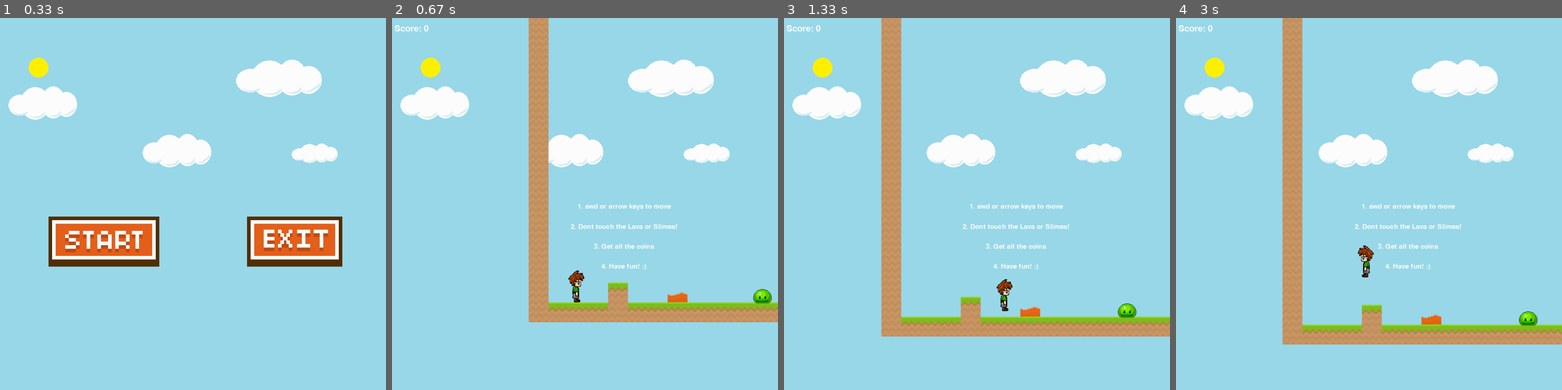
Above: before the commit, frames 1-4 (left to right).
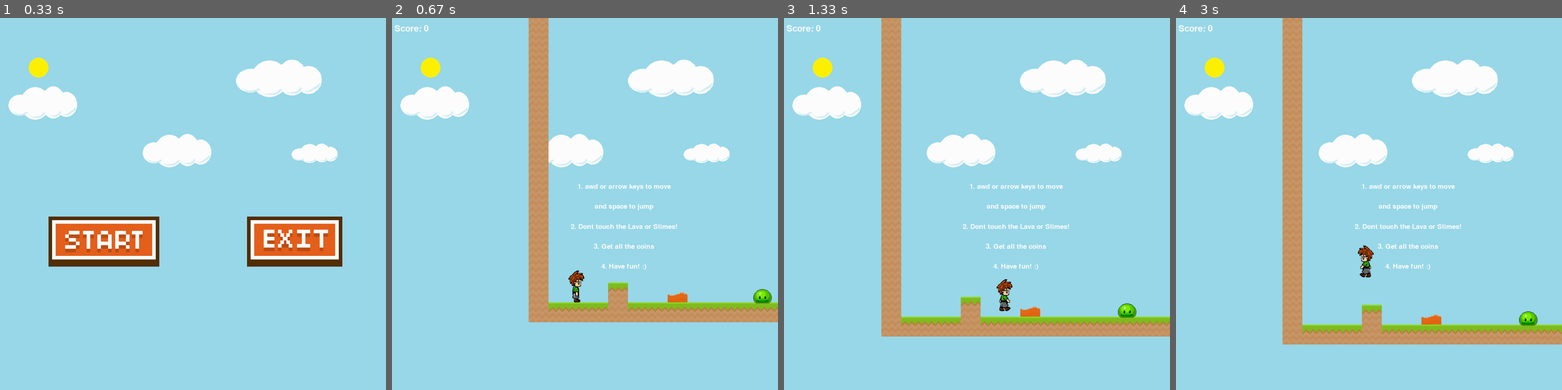
Above: after the commit, the same moments.

Repository: BHalpert/PyGamePlaformGame
Game: pygame game, started from main.py
Two runs of this game, one before a commit and one after it. Both use one fixed random seed, a clock stepped at 60 frames per second and the inputs below.
Inputs (mouse positions are in pixels of both pictures, inside the frame that each line leads up to):
- Up to frame 1 (0.33 s): no input
- Up to frame 2 (0.67 s): click (496, 241) at 0.38 s
- Up to frame 3 (1.33 s): hold Space 0.67-1.13 s; hold Right 0.67-1.13 s; move the mouse to (973, 241) at 0.7 s; hold D from 1.17 s (still down)
- Up to frame 4 (3 s): release D at 1.63 s; click (1369, 204) at 2.05 s, where only the run after the commit has a clickable "and space to jump"; hold Right 2.33-2.8 s; tap Space at 2.4, 2.7, 2.9 s; hold A from 2.83 s (still down)

Frame 1 is identical in both runs. In frame 2, 0.3% of the frame differs, in the area x 48-73%, y 44-52%; in frame 3, 0.4%; in frame 4, 0.4%, in the area x 47-73%, y 44-70%.

Commit message:
Fixed walking animations, edited text, added up arrow as jump

Diff:
--- a/main.py
+++ b/main.py
@@ -23,7 +23,7 @@
 #define font
 font = pygame.font.SysFont('Bauhaus 93', (screen_width//14))
 font_score = pygame.font.SysFont('Bauhaus 93', (screen_width//30))
-
+vfont = pygame.font.SysFont('Bauhaus 93', (screen_width//40))
 
 
 
@@ -127,7 +127,7 @@
         if game_over == 0:
             #  get keypresses
             key = pygame.key.get_pressed()
-            if (key[pygame.K_SPACE] or key[pygame.K_w]) and self.jumped == False and self.in_air == False:
+            if (key[pygame.K_SPACE] or key[pygame.K_w] or key[pygame.K_UP]) and self.jumped == False and self.in_air == False:
                 jump_fx.play()
                 self.vel_y = -15
                 self.jumped = True
@@ -141,7 +141,7 @@
                 dx += (tile_size//10)
                 self.counter += 1
                 self.direction = 1
-            if key[pygame.K_LEFT] == False and key[pygame.K_RIGHT] == False:
+            if key[pygame.K_LEFT] == False and key[pygame.K_RIGHT] == False and key[pygame.K_a] == False and key[pygame.K_d] == False:
                 self.counter = 0
                 self.index = 0
                 #  keeps player facing the correct direction when stopped
@@ -407,18 +407,20 @@
 
 
 #tutorial text
-vfont = pygame.font.SysFont('Bauhaus 93', (screen_width//40))
-move = vfont.render('1. awd or arrow keys to move', True, white)
+move1 = vfont.render('1. awd or arrow keys to move', True, white)
+move2 = vfont.render('and space to jump', True, white)
 danger = vfont.render('2. Dont touch the Lava or Slimes!', True, white)
 coin = vfont.render('3. Get all the coins', True, white)
 fun = vfont.render('4. Have fun! :)', True, white)
 
-RM = move.get_rect()
+RM1 = move1.get_rect()
+RM2 = move2.get_rect()
 RD = danger.get_rect()
 RC = coin.get_rect()
 RF = fun.get_rect()
 
-RM.center = (1225 // 2, 950 // 2)
+RM1.center = (1225 // 2, 850 // 2)
+RM2.center = (1225 // 2, 950 // 2)
 RD.center = (1225 // 2, 1050 // 2)
 RC.center = (1225 // 2, 1150 // 2)
 RF.center = (1225 // 2, 1250 // 2)
@@ -437,7 +439,8 @@
 
 
     if (level == 0) and main_menu == False:
-        screen.blit(move, RM)
+        screen.blit(move1, RM1)
+        screen.blit(move2, RM2)
         screen.blit(danger, RD)
         screen.blit(coin, RC)
         screen.blit(fun, RF)
